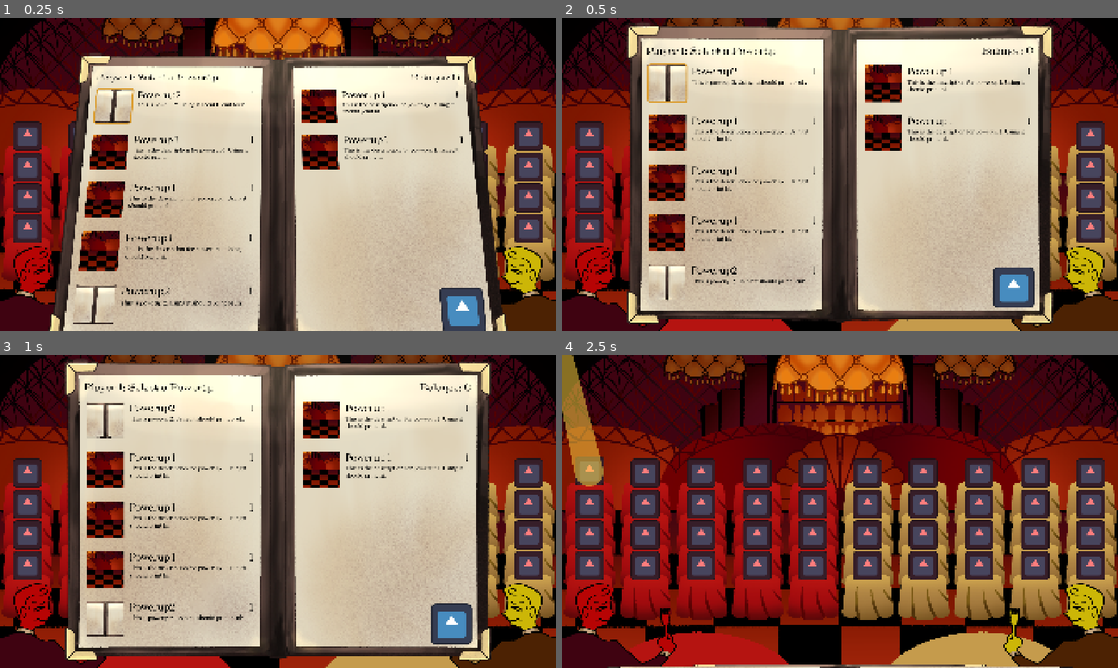
Above: before the commit, frames 1-4 (two rows, left to right).
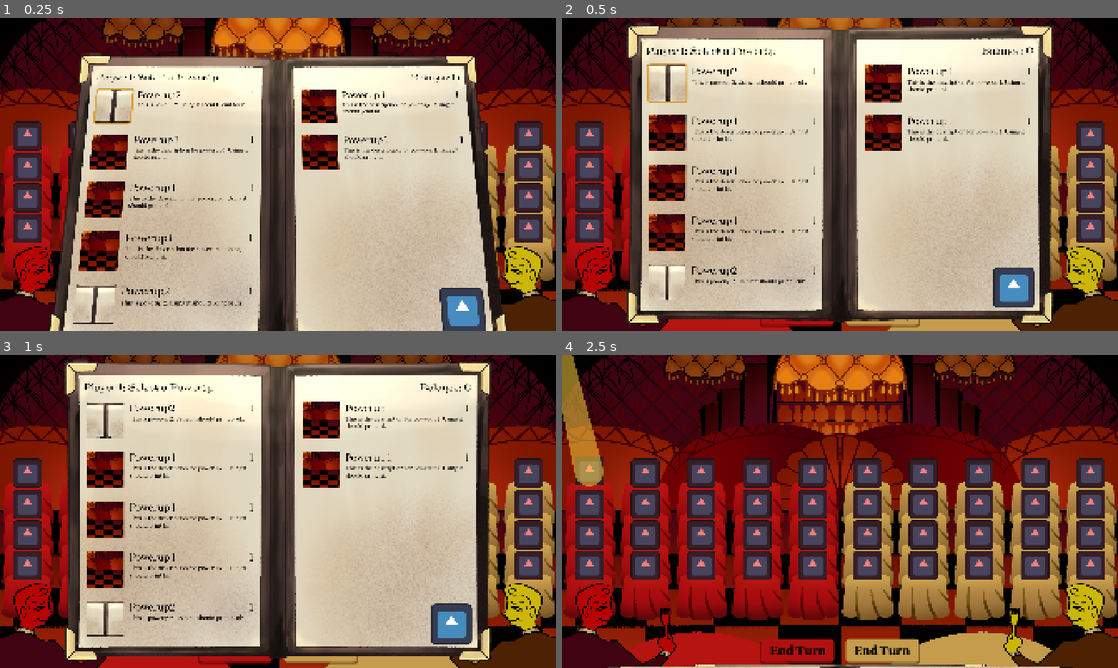
Above: after the commit, the same moments.

Repository: PixelSaver/steakbite
Game: Godot game, scene res://scenes/main.tscn
Two runs of this game, one before a commit and one after it. Both use one fixed random seed, a clock stepped at 60 frames per second and the inputs below. The engine's default icon, where the game draws it, is replaced by a stand-in: a white triangle on a blue panel in a dark square.
Inputs (mouse positions are in pixels of both pictures, inside the frame that each line leads up to):
- Up to frame 1 (0.25 s): no input
- Up to frame 2 (0.5 s): no input
- Up to frame 3 (1 s): click (233, 649) at 0.5 s, where only the run after the commit has a clickable "[b]End Turn"
- Up to frame 4 (2.5 s): click (884, 649) at 1.25 s, where only the run after the commit has a clickable "[b]End Turn"; click (1012, 624) at 2 s

Frame 1 is identical in both runs. In frame 2, 0.5% of the frame differs, in the area x 35-65%, y 96-99%; in frame 3, 0.6%; in frame 4, 2.0%, in the area x 0-65%, y 0-99%.

Commit message:
Working end turn navigation

Diff:
--- a/scenes/game/game.gd
+++ b/scenes/game/game.gd
@@ -36,8 +36,14 @@
 ## Randomized queue of clean steaks
 var clean_steaks : Array[Vector2i]
 var visual_tiles: Array[Control] = []
+var main: Main
 
 func _ready() -> void:
+	var scene_root = get_tree().current_scene
+	main = scene_root as Main
+	if not main and scene_root != self:
+		push_warning("Main isn't scene root for Game")
+	#assert((main and get_tree().current_scene != self), "Main isn't scene for Game")
 	spotlight.modulate.a = 0.0
 	_update_leftright()
 	_on_game_start()
@@ -97,6 +103,7 @@
 		tile.grab_focus()
 		return
 func _on_focus_changed(node: Control) -> void:
+	var end_turn = main.end_turn_2 if is_right else main.end_turn_1
 	if Engine.is_editor_hint(): return
 	var idx = visual_tiles.find(node)
 	if idx == -1: return
@@ -108,7 +115,9 @@
 		var target = visual_tiles[bottom_neighbor_idx]
 		node.focus_neighbor_bottom = node.get_path_to(target)
 	else:
-		node.focus_neighbor_bottom = "."
+		node.focus_neighbor_bottom = node.get_path_to(end_turn)
+		end_turn.focus_neighbor_top = end_turn.get_path_to(node)
+
 	var top_neighbor_idx = idx - map_size.x
 	if top_neighbor_idx >= 0:
 		var target = visual_tiles[top_neighbor_idx]
@@ -185,10 +194,11 @@
 			var scene: Control
 			if tile != TileType.EMPTY:
 				scene = STEAK_TILE.instantiate() as SteakTile
-				scene.steak_pressed.connect(_on_steak_selected)
-				scene.tree_exiting.connect(func():
-					scene.steak_pressed.disconnect(_on_steak_selected)
-				)
+				if not Engine.is_editor_hint():
+					scene.steak_pressed.connect(_on_steak_selected)
+					scene.tree_exiting.connect(func():
+						scene.steak_pressed.disconnect(_on_steak_selected)
+					)
 				scene.set_right(is_right)
 			else:
 				scene = EMPTY_TILE.instantiate()
--- a/scenes/game/game.tscn
+++ b/scenes/game/game.tscn
@@ -93,7 +93,7 @@
 
 [node name="SpotlightPrototype" type="Line2D" parent="Game/SubViewport/Control" unique_id=1692020946]
 modulate = Color(1, 1, 1, 0)
-rotation = 12768.817
+rotation = 45593.063
 points = PackedVector2Array(0, 0, 0, -1300)
 width = 100.0
 width_curve = SubResource("Curve_0sr1o")
--- a/scenes/main.gd
+++ b/scenes/main.gd
@@ -7,6 +7,8 @@
 @export var game_1: GameContainer
 ## Game for player 2; right
 @export var game_2: GameContainer
+@export var end_turn_1: DefaultButton
+@export var end_turn_2: DefaultButton
 
 # Called when the node enters the scene tree for the first time.
 func _ready() -> void:
--- a/scenes/main.tscn
+++ b/scenes/main.tscn
@@ -4,10 +4,41 @@
 [ext_resource type="Script" uid="uid://hch2bpbfkl2d" path="res://scenes/main.gd" id="1_tefeu"]
 [ext_resource type="Texture2D" uid="uid://ex4o2373hagv" path="res://assets/art/player_left.PNG" id="2_sugp2"]
 [ext_resource type="Texture2D" uid="uid://ij11cfg4ehcl" path="res://assets/art/player_right.PNG" id="3_jyhfs"]
+[ext_resource type="Script" uid="uid://crut4r5gwigu0" path="res://utilities/ui/menus/default_button.gd" id="4_85g3d"]
 [ext_resource type="PackedScene" uid="uid://duf028te6deh6" path="res://scenes/powerups/powerup_menu.tscn" id="5_o6xl0"]
 [ext_resource type="Script" uid="uid://cl0ktb6mlkc2m" path="res://scenes/game/close_up_menu.gd" id="6_tipki"]
 [ext_resource type="Texture2D" uid="uid://b2oese3sm7bus" path="res://assets/icon.svg" id="7_85g3d"]
 [ext_resource type="Script" uid="uid://dewgnvloq312d" path="res://scenes/game/close_up_button.gd" id="8_choun"]
+
+[sub_resource type="StyleBoxFlat" id="StyleBoxFlat_choun"]
+content_margin_left = 0.0
+content_margin_top = 0.0
+content_margin_right = 0.0
+content_margin_bottom = 0.0
+bg_color = Color(0.6901961, 0.06666667, 0.0627451, 1)
+corner_radius_top_left = 10
+corner_radius_top_right = 10
+corner_radius_bottom_right = 10
+corner_radius_bottom_left = 10
+corner_detail = 5
+shadow_color = Color(0.3372549, 0.011764706, 0.011764706, 0.6)
+shadow_size = 3
+shadow_offset = Vector2(-5, 5)
+
+[sub_resource type="StyleBoxFlat" id="StyleBoxFlat_eb6dy"]
+content_margin_left = 0.0
+content_margin_top = 0.0
+content_margin_right = 0.0
+content_margin_bottom = 0.0
+bg_color = Color(0.77254903, 0.60784316, 0.29803923, 1)
+corner_radius_top_left = 10
+corner_radius_top_right = 10
+corner_radius_bottom_right = 10
+corner_radius_bottom_left = 10
+corner_detail = 5
+shadow_color = Color(0.30980393, 0.2, 0.043137256, 0.6)
+shadow_size = 3
+shadow_offset = Vector2(5, 5)
 
 [sub_resource type="StyleBoxFlat" id="StyleBoxFlat_ya4ey"]
 content_margin_left = 0.0
@@ -21,7 +52,7 @@
 corner_radius_bottom_left = 3
 corner_detail = 5
 
-[node name="Main" type="Control" unique_id=1380770197 node_paths=PackedStringArray("game_1", "game_2")]
+[node name="Main" type="Control" unique_id=1380770197 node_paths=PackedStringArray("game_1", "game_2", "end_turn_1", "end_turn_2")]
 layout_mode = 3
 anchors_preset = 15
 anchor_right = 1.0
@@ -31,6 +62,8 @@
 script = ExtResource("1_tefeu")
 game_1 = NodePath("HBoxContainer/Game")
 game_2 = NodePath("HBoxContainer/Game2")
+end_turn_1 = NodePath("CanvasLayer/HBoxContainer/Left/VBoxContainer/HBoxContainer/MarginContainer/EndTurn1")
+end_turn_2 = NodePath("CanvasLayer/HBoxContainer/Right/VBoxContainer/HBoxContainer/MarginContainer/EndTurn2")
 
 [node name="HBoxContainer" type="HBoxContainer" parent="." unique_id=703350261]
 layout_mode = 1
@@ -57,31 +90,137 @@
 grow_vertical = 2
 mouse_filter = 2
 
-[node name="Control" type="Control" parent="CanvasLayer/HBoxContainer" unique_id=1298066236]
+[node name="Left" type="Control" parent="CanvasLayer/HBoxContainer" unique_id=1298066236]
 layout_mode = 2
 size_flags_horizontal = 3
 mouse_filter = 2
 
-[node name="LeftPlayer" type="TextureRect" parent="CanvasLayer/HBoxContainer/Control" unique_id=692757117]
+[node name="LeftPlayer" type="TextureRect" parent="CanvasLayer/HBoxContainer/Left" unique_id=692757117]
 layout_mode = 0
 offset_right = 40.0
 offset_bottom = 40.0
 mouse_filter = 2
 texture = ExtResource("2_sugp2")
 
-[node name="Control2" type="Control" parent="CanvasLayer/HBoxContainer" unique_id=1836573595]
+[node name="VBoxContainer" type="VBoxContainer" parent="CanvasLayer/HBoxContainer/Left" unique_id=1426678359]
+layout_mode = 1
+anchors_preset = 15
+anchor_right = 1.0
+anchor_bottom = 1.0
+grow_horizontal = 2
+grow_vertical = 2
+mouse_filter = 2
+alignment = 2
+
+[node name="HBoxContainer" type="HBoxContainer" parent="CanvasLayer/HBoxContainer/Left/VBoxContainer" unique_id=633557912]
+layout_mode = 2
+mouse_filter = 2
+alignment = 2
+
+[node name="MarginContainer" type="MarginContainer" parent="CanvasLayer/HBoxContainer/Left/VBoxContainer/HBoxContainer" unique_id=2146669708]
+layout_mode = 2
+mouse_filter = 2
+
+[node name="EndTurn1" type="Button" parent="CanvasLayer/HBoxContainer/Left/VBoxContainer/HBoxContainer/MarginContainer" unique_id=2058379326]
+custom_minimum_size = Vector2(250, 80)
+layout_mode = 2
+mouse_filter = 1
+script = ExtResource("4_85g3d")
+metadata/_custom_type_script = "uid://crut4r5gwigu0"
+
+[node name="Panel" type="Panel" parent="CanvasLayer/HBoxContainer/Left/VBoxContainer/HBoxContainer/MarginContainer/EndTurn1" unique_id=1235199988]
+layout_mode = 1
+anchors_preset = 15
+anchor_right = 1.0
+anchor_bottom = 1.0
+grow_horizontal = 2
+grow_vertical = 2
+mouse_filter = 1
+theme_override_styles/panel = SubResource("StyleBoxFlat_choun")
+
+[node name="RichTextLabel" type="RichTextLabel" parent="CanvasLayer/HBoxContainer/Left/VBoxContainer/HBoxContainer/MarginContainer/EndTurn1" unique_id=462166776]
+layout_mode = 0
+offset_left = 20.0
+offset_top = 16.0
+offset_right = 230.0
+offset_bottom = 64.0
+grow_horizontal = 2
+grow_vertical = 2
+mouse_filter = 1
+bbcode_enabled = true
+text = "[b]End Turn"
+fit_content = true
+scroll_active = false
+autowrap_mode = 0
+horizontal_alignment = 1
+vertical_alignment = 1
+
+[node name="Right" type="Control" parent="CanvasLayer/HBoxContainer" unique_id=1836573595]
 layout_mode = 2
 size_flags_horizontal = 3
 mouse_filter = 2
 
-[node name="RightPlayer" type="TextureRect" parent="CanvasLayer/HBoxContainer/Control2" unique_id=255700694]
+[node name="RightPlayer" type="TextureRect" parent="CanvasLayer/HBoxContainer/Right" unique_id=255700694]
 layout_mode = 0
 offset_right = 40.0
 offset_bottom = 40.0
 mouse_filter = 2
 texture = ExtResource("3_jyhfs")
 
+[node name="VBoxContainer" type="VBoxContainer" parent="CanvasLayer/HBoxContainer/Right" unique_id=706535188]
+layout_mode = 1
+anchors_preset = 15
+anchor_right = 1.0
+anchor_bottom = 1.0
+grow_horizontal = 2
+grow_vertical = 2
+mouse_filter = 2
+alignment = 2
+
+[node name="HBoxContainer" type="HBoxContainer" parent="CanvasLayer/HBoxContainer/Right/VBoxContainer" unique_id=1571838350]
+layout_mode = 2
+mouse_filter = 2
+
+[node name="MarginContainer" type="MarginContainer" parent="CanvasLayer/HBoxContainer/Right/VBoxContainer/HBoxContainer" unique_id=1445477680]
+layout_mode = 2
+mouse_filter = 2
+
+[node name="EndTurn2" type="Button" parent="CanvasLayer/HBoxContainer/Right/VBoxContainer/HBoxContainer/MarginContainer" unique_id=1094051349]
+custom_minimum_size = Vector2(250, 80)
+layout_mode = 2
+mouse_filter = 1
+script = ExtResource("4_85g3d")
+metadata/_custom_type_script = "uid://crut4r5gwigu0"
+
+[node name="Panel" type="Panel" parent="CanvasLayer/HBoxContainer/Right/VBoxContainer/HBoxContainer/MarginContainer/EndTurn2" unique_id=855055641]
+layout_mode = 1
+anchors_preset = 15
+anchor_right = 1.0
+anchor_bottom = 1.0
+grow_horizontal = 2
+grow_vertical = 2
+mouse_filter = 1
+theme_override_styles/panel = SubResource("StyleBoxFlat_eb6dy")
+
+[node name="RichTextLabel" type="RichTextLabel" parent="CanvasLayer/HBoxContainer/Right/VBoxContainer/HBoxContainer/MarginContainer/EndTurn2" unique_id=1840570171]
+layout_mode = 0
+offset_left = 20.0
+offset_top = 16.0
+offset_right = 230.0
+offset_bottom = 64.0
+grow_horizontal = 2
+grow_vertical = 2
+mouse_filter = 1
+bbcode_enabled = true
+text = "[b]End Turn"
+fit_content = true
+scroll_active = false
+autowrap_mode = 0
+horizontal_alignment = 1
+vertical_alignment = 1
+
 [node name="PowerupMenu" parent="CanvasLayer" unique_id=1713500523 instance=ExtResource("5_o6xl0")]
+visible = false
 
 [node name="CloseUp" type="Control" parent="CanvasLayer" unique_id=963114083 node_paths=PackedStringArray("yes", "no", "main")]
 visible = false
--- a/utilities/ui/menus/default_button.gd
+++ b/utilities/ui/menus/default_button.gd
@@ -40,9 +40,9 @@
 		NOTIFICATION_MOUSE_EXIT:
 			_unhover()
 		NOTIFICATION_FOCUS_ENTER:
-			pass
+			_hover()
 		NOTIFICATION_FOCUS_EXIT:
-			pass
+			_unhover()
 
 func _on_pressed() -> void:
 	if t and t.is_running(): t.kill()
@@ -61,5 +61,5 @@
 func _unhover() -> void:
 	if t and t.is_running(): t.kill()
 	t = create_tween().set_ease(Tween.EASE_OUT)
-	t.set_trans(Tween.TRANS_ELASTIC).set_parallel(true)
+	t.set_trans(Tween.TRANS_QUINT).set_parallel(true)
 	t.tween_property(self, "scale", Vector2.ONE, 0.7)
